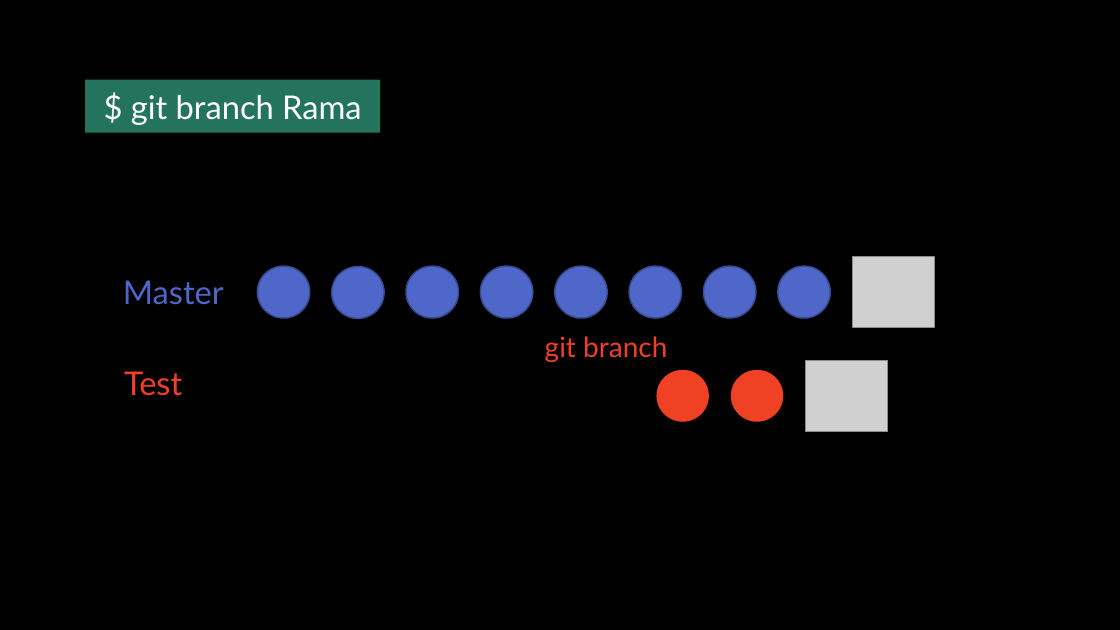
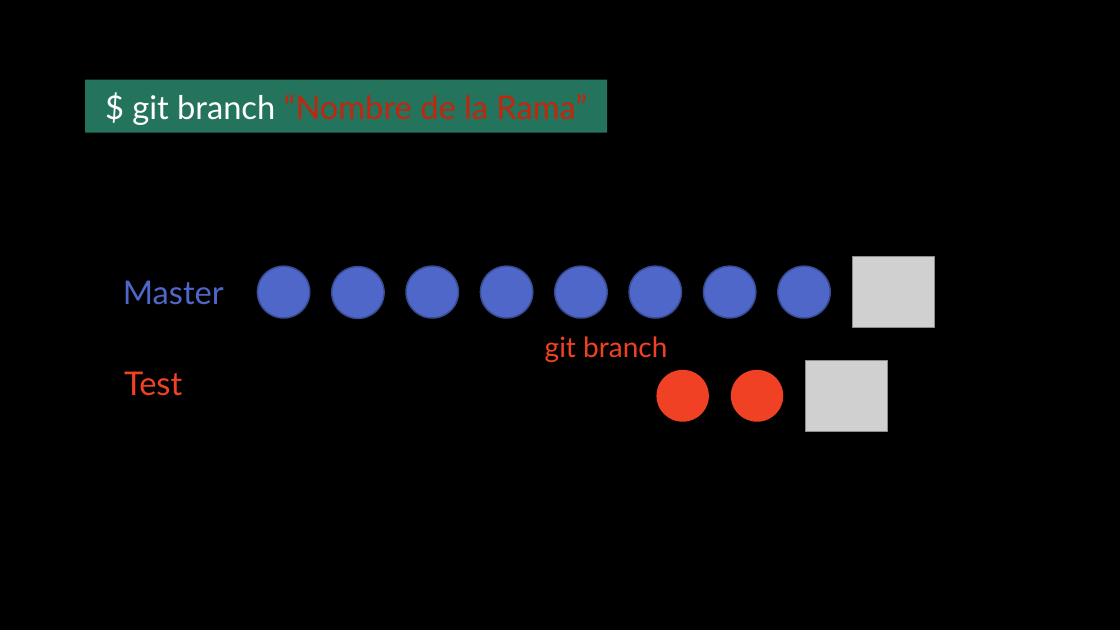
Before and after one commit to Informatica-UNASUR/LaboratorioGit, a slide deck: slide 37 of Git_Laboratorio.pptx (slide 36 before the commit). Drawn at 1120x630 pixels with LibreOffice and Linux fonts; fonts in the diff are those of the drawing; grey boxes stand for pictures; background and template pictures are left out. Boxes give left, top, right and bottom in pixels: in the first picture for what was removed or moved away, otherwise in the second. Text is boxed around its words. In the diff, an @@ line names an element or a change of style, - is before the commit and + after.

```diff
--- a/Git_Laboratorio.pptx
+++ b/Git_Laboratorio.pptx
@@ rectangle "$ git branch “Nombre de ..." resized from (x1=85, y1=80, x2=380, y2=133) to (x1=85, y1=80, x2=607, y2=133) @@
@@ text in rectangle at (x1=132, y1=94, x2=587, y2=125): text changed; text colour #FFFFFF to #C3260C @@
-$ git branch Rama
+$ git branch “Nombre de la Rama”
```
Also in this commit, not shown: 9 other slides changed, 2 slides added, 1 other file.
